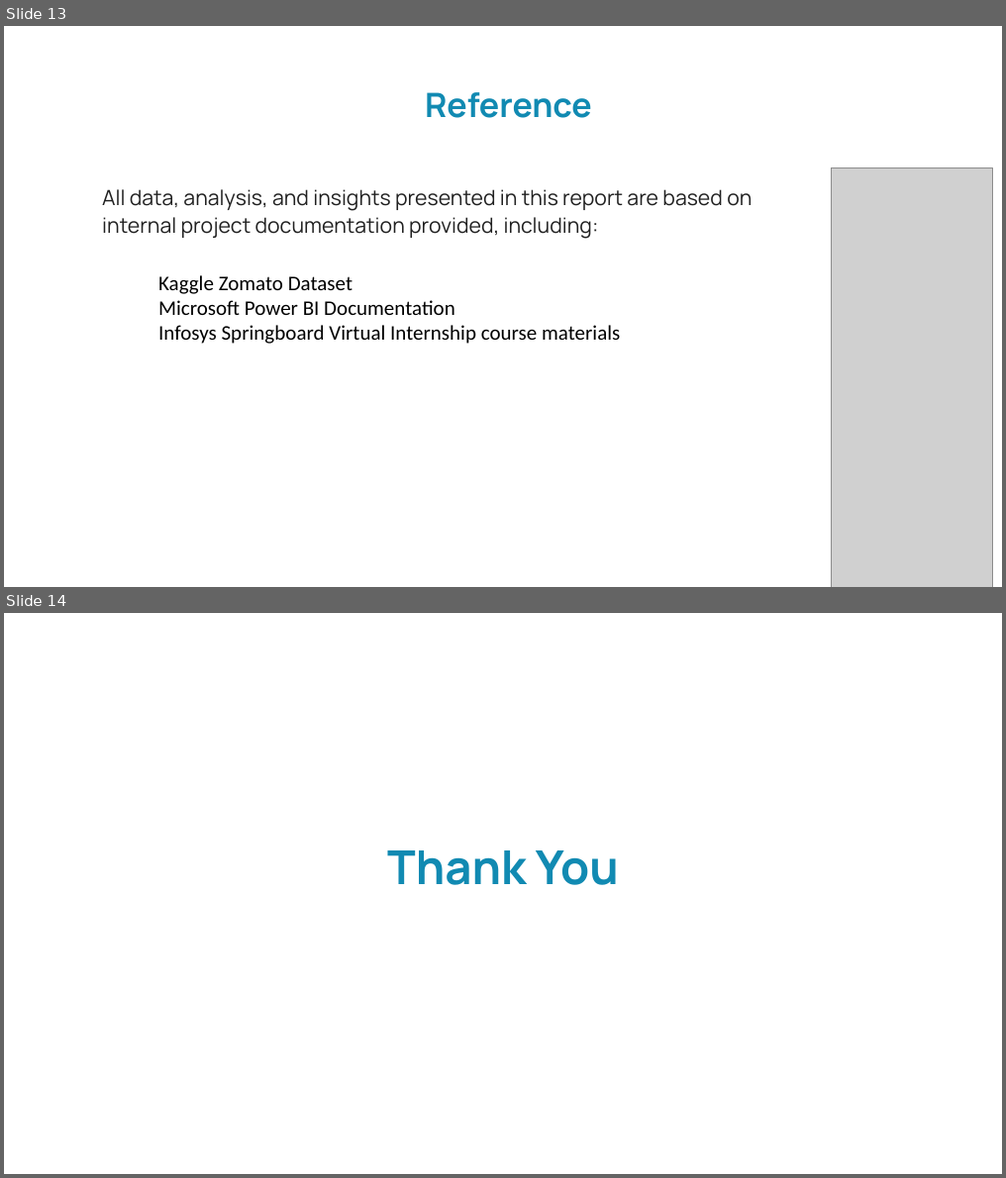
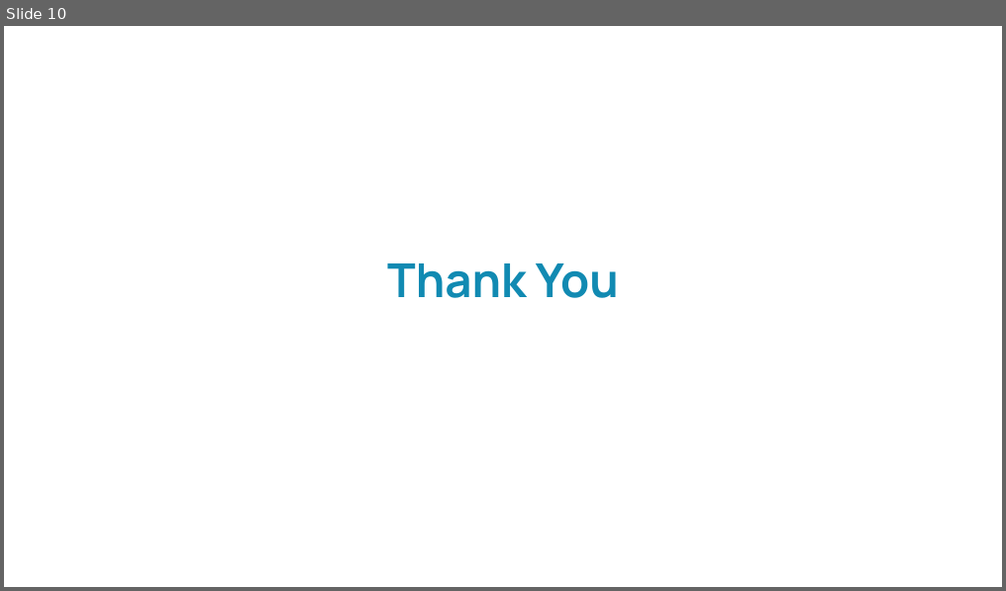
Before and after one commit to Flemin1235/Infosys_Food_Trends_PowerBi_Team_D, a slide deck: Team_mem_PPT/Flemin P Daniel.pptx. Shown one above the other, each under a label of ours: slides 13 and 14 before the commit, slide 10 after it. The pictures are 1006x1178 and 1006x591 pixels, drawn with LibreOffice and Linux fonts; fonts in the diff are those of the drawing; grey boxes stand for pictures; background and template pictures are left out. Boxes give left, top, right and bottom in pixels: in the first picture for what was removed or moved away, otherwise in the second. Text is boxed around its words. In the diff, an @@ line names an element or a change of style, - is before the commit and + after.

```diff
--- a/Team_mem_PPT/Flemin P Daniel.pptx
+++ b/Team_mem_PPT/Flemin P Daniel.pptx
@@ slide 13 removed at <box>4,26,1002,587</box>, background picture (left out) @@
@@ text removed at <box>425,92,592,118</box> @@
-Reference
@@ picture removed at <box>832,169,993,587</box> @@
@@ text removed at <box>102,189,751,239</box> @@
-All data, analysis, and insights presented in this report are based on
-internal project documentation provided, including:
@@ text removed at <box>158,275,620,344</box> @@
-Kaggle Zomato Dataset
-Microsoft Power BI Documentation
-Infosys Springboard Virtual Internship course materials
@@ what was slide 14 is now slide 10 @@
```
Also in this commit, not shown: 2 slides changed, 2 slides added, 5 other slides removed, 1 other file.
